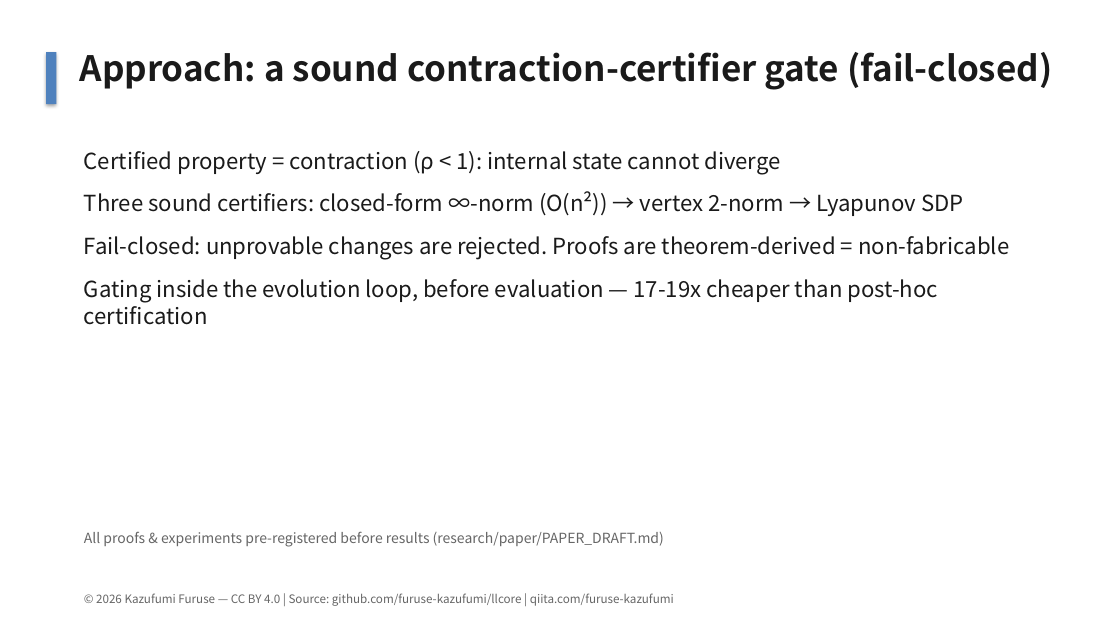
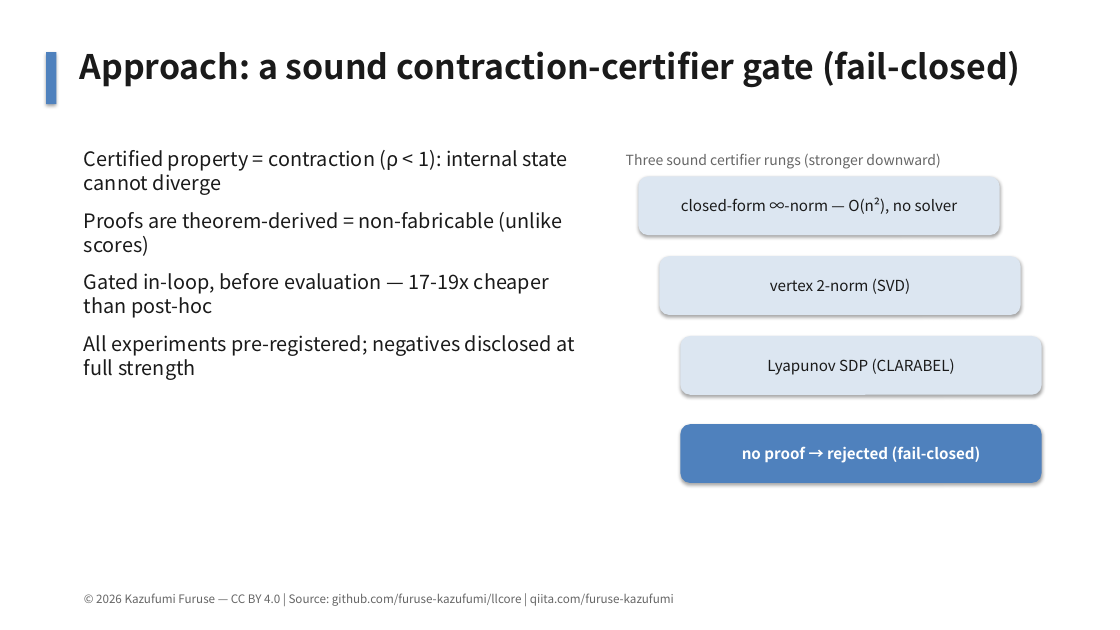
Before and after one commit to furuse-kazufumi/llcore, a slide deck: slide 3 of slides/llcore_findings_2026_en.pptx. Drawn at 1120x630 pixels with LibreOffice and Linux fonts; fonts in the diff are those of the drawing. Boxes give left, top, right and bottom in pixels: in the first picture for what was removed or moved away, otherwise in the second. Text is boxed around its words. In the diff, an @@ line names an element or a change of style, - is before the commit and + after.

```diff
--- a/slides/llcore_findings_2026_en.pptx
+++ b/slides/llcore_findings_2026_en.pptx
@@ text "Approach: a sound contraction-certifier gate ..." at box(80, 51, 1021, 88): size 30 to 29 pt @@
@@ text at box(84, 150, 568, 195): size 19 to 17 pt in "Certified property = contraction (ρ < 1): ..."; less space between paragraphs @@
@@ text added at box(626, 154, 940, 169), 12 pt, text #666666 @@
+Three sound certifier rungs (stronger downward)
@@ rounded rectangle added at box(639, 176, 1000, 235), fill #DCE6F1, 13 pt, text #1A1A1A @@
+closed-form ∞-norm — O(n²), no solver
@@ text at box(84, 212, 575, 380): text changed; size 19 to 17 pt @@
-Three sound certifiers: closed-form ∞-norm (O(n²)) → vertex 2-norm → Lyapunov SDP
-Fail-closed: unprovable changes are rejected. Proofs are theorem-derived = non-fabricable
-Gating inside the evolution loop, before evaluation — 17-19x cheaper than post-hoc certification
+Proofs are theorem-derived = non-fabricable (unlike scores)
+Gated in-loop, before evaluation — 17-19x cheaper than post-hoc
+All experiments pre-registered; negatives disclosed at full strength
@@ rounded rectangle added at box(660, 256, 1021, 315), fill #DCE6F1, 13 pt, text #1A1A1A @@
+vertex 2-norm (SVD)
@@ rounded rectangle added at box(681, 336, 1042, 395), fill #DCE6F1, 13 pt, text #1A1A1A @@
+Lyapunov SDP (CLARABEL)
@@ rounded rectangle added at box(681, 424, 1042, 483), fill #4F81BD, 13 pt, text #FFFFFF, bold @@
+no proof → rejected (fail-closed)
@@ text removed at box(84, 531, 664, 547) @@
-All proofs & experiments pre-registered before results (research/paper/PAPER_DRAFT.md)
```
Also in this commit, not shown: 9 other slides changed, 2 other files.
